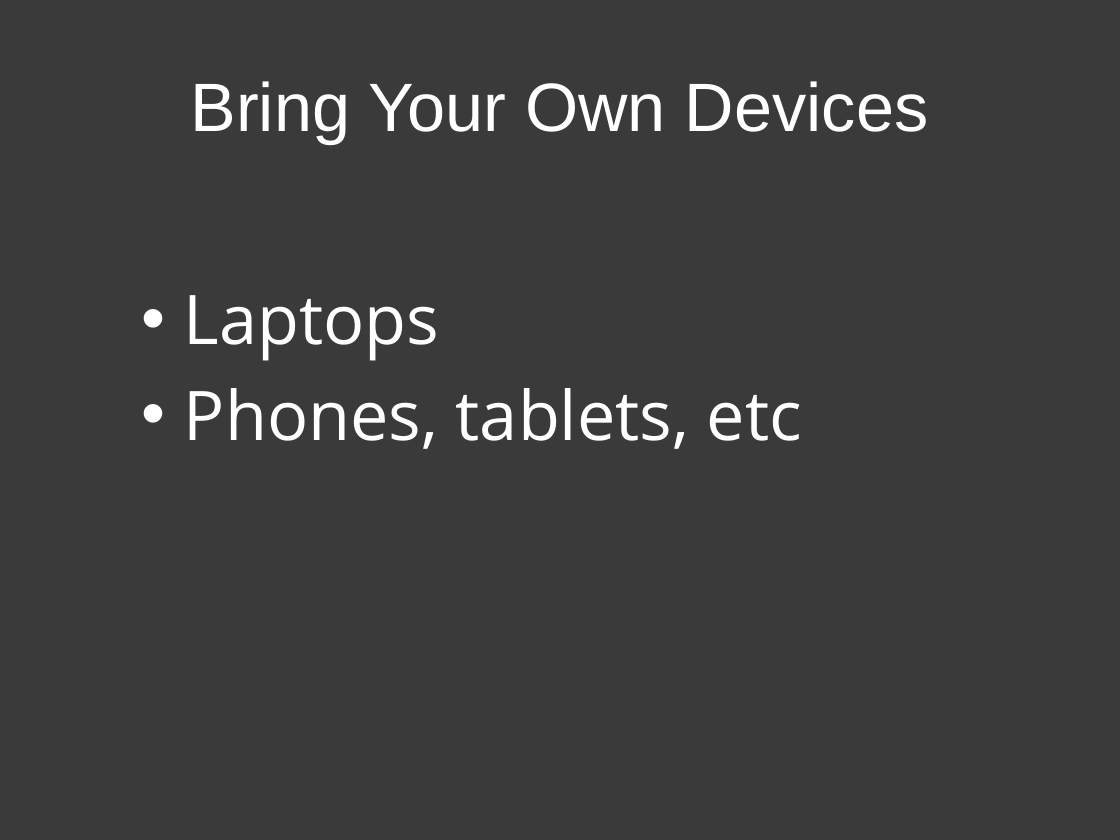
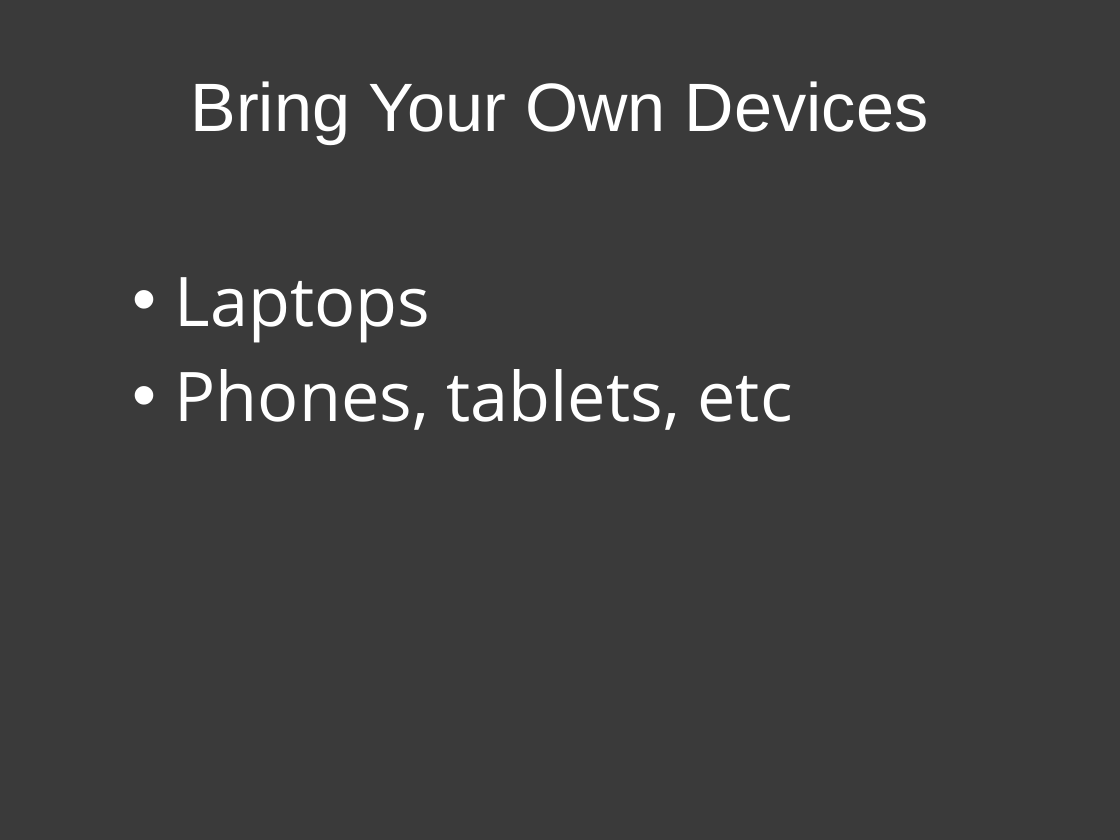
Before and after one commit to patik/code-sprint, a slide deck: slide 13 of code-sprint.pptx (slide 18 before the commit). Drawn at 1120x840 pixels with LibreOffice and Linux fonts; fonts in the diff are those of the drawing. Boxes give left, top, right and bottom in pixels: in the first picture for what was removed or moved away, otherwise in the second. Text is boxed around its words. In the diff, an @@ line names an element or a change of style, - is before the commit and + after.

Commit message:
Moved a slide

```diff
--- a/code-sprint.pptx
+++ b/code-sprint.pptx
@@ text "Laptops": place and size @@
-text "Laptops" at (184, 295, 802, 449)
+text "Laptops" at (175, 277, 793, 430)
```
Also in this commit, not shown: 5 other slides changed, 1 other file.
